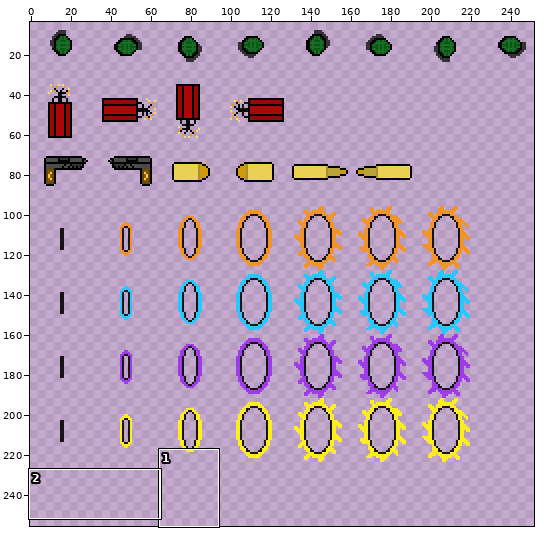
A sprite sheet gets an edit: source/assets/weapons.png. Above: a wide view before the commit, with the close-up outlined.
Close-up. Before the edit:
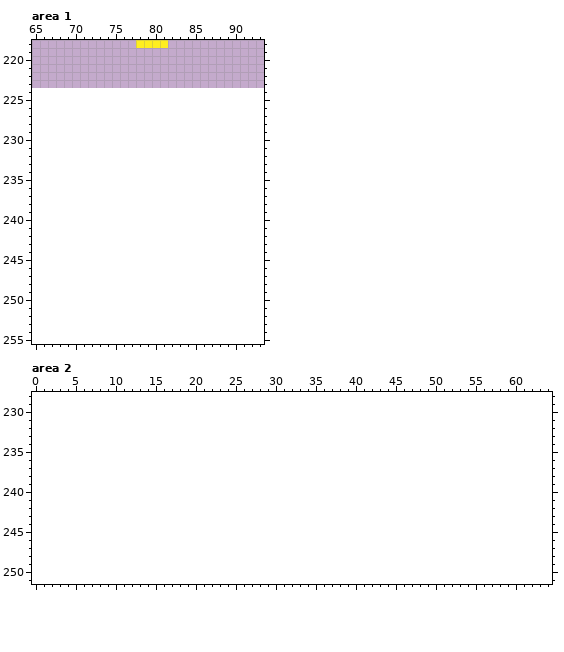
The file is 256x224 pixels. Shown: area 1: x 65..93, y 218..255; area 2: x 0..64, y 228..251. The old version is drawn lined up with the new one, on the new canvas. The wide view leaves out empty margins.
The same view after the edit:
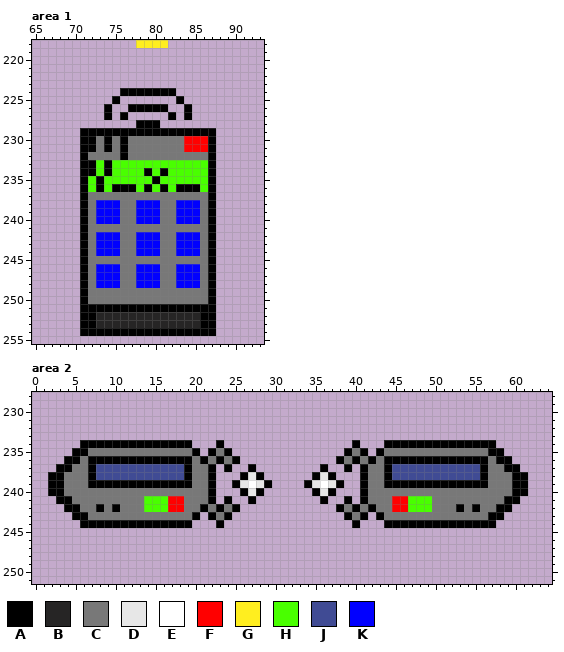
Palette (. is transparent): A #000000  B #262525  C #787878  D #e7e7e7  E #ffffff  F #ff0000  G #ffee1f  H #49ff00  J #404b94  K #0100ff
What changed:
canvas 256x224 -> 256x256
Area 1:
Colour A is added in row 224 at x 76 to 82; in row 225 at x 75 and 83; in row 226 at x 74, 77 to 81 and 84; in row 227 at x 74, 76, 82 and 84; in row 228 at x 78 to 80; in row 229 at x 71 to 87.
Colour A is added in rows 230 to 231 at x 71 to 72, 74, 76 and 87; in row 232 at x 71, 76 and 87; in row 233 at x 71 to 72, 74 and 87; in row 234 at x 71 to 72, 74, 79, 81 and 87; in row 235 at x 71, 73, 80 and 87; in row 236 at x 71, 73, 75 to 77, 79, 81, 83 to 85 and 87.
Colour A is added in rows 237 to 250 at x 71 and 87; in row 251 at x 71 to 87; in rows 252 to 253 at x 71 to 72 and 86 to 87; in row 254 at x 71 to 87.
Colour B is added in rows 252 to 253 at x 73 to 85.
Colour C is added in rows 230 to 231 at x 73, 75 and 77 to 83; in row 232 at x 72 to 75 and 77 to 86; in row 237 at x 72 to 86; in rows 238 to 240 at x 72, 76 to 77, 81 to 82 and 86; in row 241 at x 72 to 86; in rows 242 to 244 at x 72, 76 to 77, 81 to 82 and 86.
Colour C is added in row 245 at x 72 to 86; in rows 246 to 248 at x 72, 76 to 77, 81 to 82 and 86; in rows 249 to 250 at x 72 to 86.
Colour F is added in rows 230 to 231 at x 84 to 86.
Colour H is added in row 233 at x 73 and 75 to 86; in row 234 at x 73, 75 to 78, 80 and 82 to 86; in row 235 at x 72, 74 to 79 and 81 to 86; in row 236 at x 72, 74, 78, 80, 82 and 86.
Colour K is added in rows 238 to 240 at x 73 to 75, 78 to 80 and 83 to 85; in rows 242 to 244 at x 73 to 75, 78 to 80 and 83 to 85; in rows 246 to 248 at x 73 to 75, 78 to 80 and 83 to 85.
Area 2:
Colour A is added in row 234 at x 6 to 19, 23, 40 and 44 to 57; in row 235 at x 5 to 6, 20, 22, 24, 39, 41, 43 and 57 to 58; in row 236 at x 4 to 5, 7 to 19, 21, 23, 25, 38, 40, 42, 44 to 56 and 58 to 59; in row 237 at x 3 to 4, 7, 19, 22, 24, 27, 36, 39, 41, 44, 56 and 59 to 60; in row 238 at x 2 to 3, 7, 19, 22, 26, 28, 35, 37, 41, 44, 56 and 60 to 61; in row 239 at x 2 to 3, 7 to 19, 22, 25, 29, 34, 38, 41, 44 to 56 and 60 to 61.
Colour A is added in row 240 at x 2 to 3, 22, 26, 28, 35, 37, 41 and 60 to 61; in row 241 at x 3 to 4, 22, 24, 27, 36, 39, 41 and 59 to 60; in row 242 at x 4 to 5, 8, 10, 21, 23, 25, 38, 40, 42, 53, 55 and 58 to 59; in row 243 at x 5 to 6, 20, 22, 24, 39, 41, 43 and 57 to 58; in row 244 at x 6 to 19, 23, 40 and 44 to 57.
Colour C is added in row 235 at x 7 to 19, 23, 40 and 44 to 56; in row 236 at x 6, 20, 22, 24, 39, 41, 43 and 57; in row 237 at x 5 to 6, 20 to 21, 42 to 43 and 57 to 58; in rows 238 to 239 at x 4 to 6, 20 to 21, 42 to 43 and 57 to 59; in row 240 at x 4 to 21 and 42 to 59; in row 241 at x 5 to 13, 19 to 21, 42 to 44 and 50 to 58.
Colour C is added in row 242 at x 6 to 7, 9, 11 to 13, 19 to 20, 22, 24, 39, 41, 43 to 44, 50 to 52, 54 and 56 to 57; in row 243 at x 7 to 19, 23, 40 and 44 to 56.
Colour D is added in row 238 at x 27 and 36; in row 239 at x 26, 28, 35 and 37; in row 240 at x 27 and 36.
Colour E is added in row 239 at x 27 and 36.
Colour F is added in rows 241 to 242 at x 17 to 18 and 45 to 46.
Colour H is added in rows 241 to 242 at x 14 to 16 and 47 to 49.
Colour J is added in rows 237 to 238 at x 8 to 18 and 45 to 55.
Where, in picture pixels (left, top, right, bottom), the same in both close-ups:
added: (80, 88, 216, 336)
added: (48, 440, 272, 528)
added: (304, 440, 528, 528)
